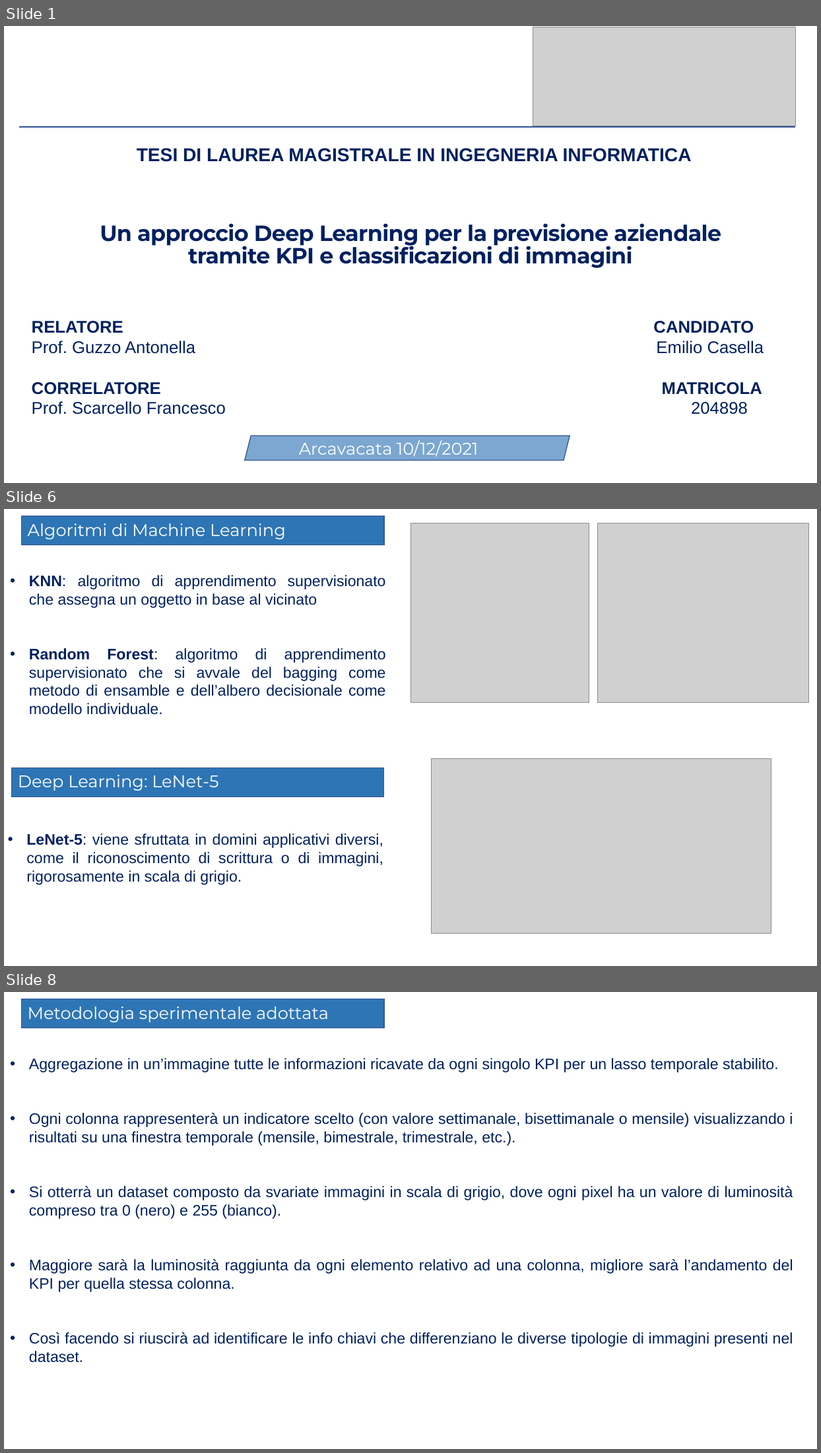
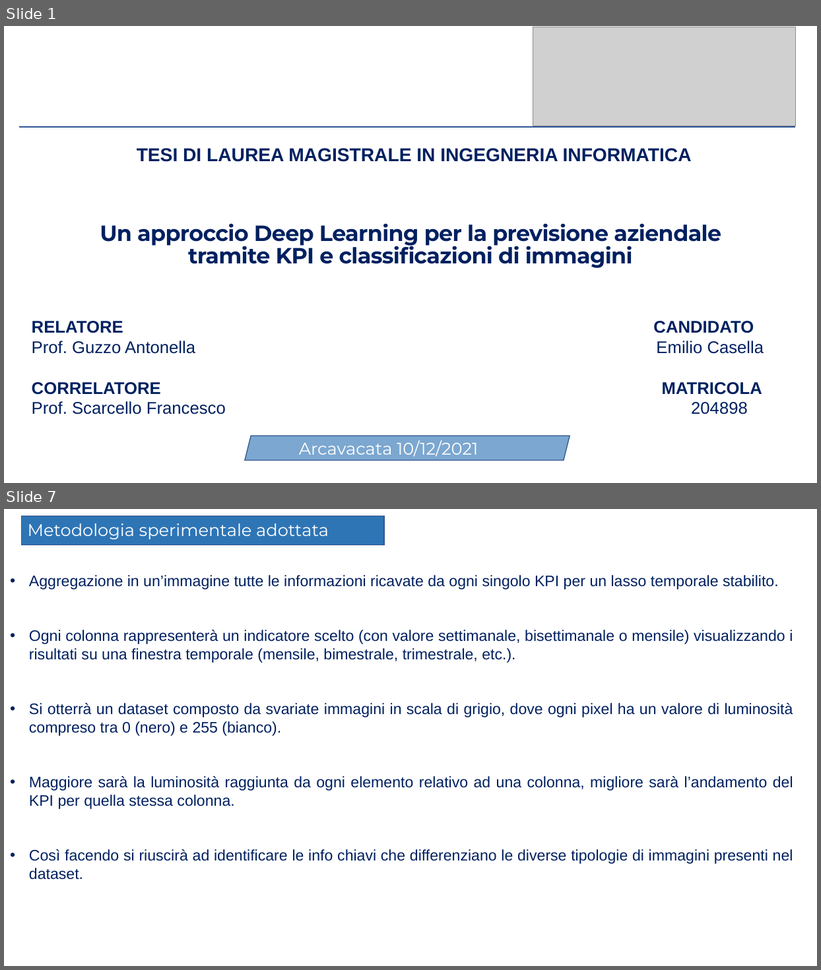
Before and after one commit to Elmaravilla7/Tesi, a slide deck: Presentazione204898.pptx. Shown one above the other, each under a label of ours: slides 1, 6 and 8 before the commit, slides 1 and 7 after it; the slides between them are not shown. The pictures are 821x1453 and 821x970 pixels, drawn with LibreOffice and Linux fonts; fonts in the diff are those of the drawing; grey boxes stand for pictures. Boxes give left, top, right and bottom in pixels: in the first picture for what was removed or moved away, otherwise in the second. Text is boxed around its words. In the diff, an @@ line names an element or a change of style, - is before the commit and + after.

```diff
--- a/Presentazione204898.pptx
+++ b/Presentazione204898.pptx
@@ slide 6 removed at [4,509,817,966], background #FFFFFF @@
@@ rectangle removed at [22,516,385,545] @@
@@ text removed at [28,524,286,539] @@
-Algoritmi di Machine Learning
@@ picture removed at [411,523,589,702] @@
@@ picture removed at [598,523,810,702] @@
@@ text removed at [29,575,386,715] @@
-• KNN: algoritmo di apprendimento supervisionato che assegna un oggetto in base al vicinato
-• Random Forest: algoritmo di apprendimento supervisionato che si avvale del bagging come metodo di ensamble e dell’albero decisionale come modello individuale.
@@ picture removed at [432,759,772,934] @@
@@ rectangle removed at [12,768,384,797] @@
@@ text removed at [18,775,218,791] @@
-Deep Learning: LeNet-5
@@ text removed at [26,834,384,885] @@
-• LeNet-5: viene sfruttata in domini applicativi diversi, come il riconoscimento di scrittura o di immagini, rigorosamente in scala di grigio.
@@ what was slide 8 is now slide 7 @@
```
Also in this commit, not shown: 7 slides changed.
